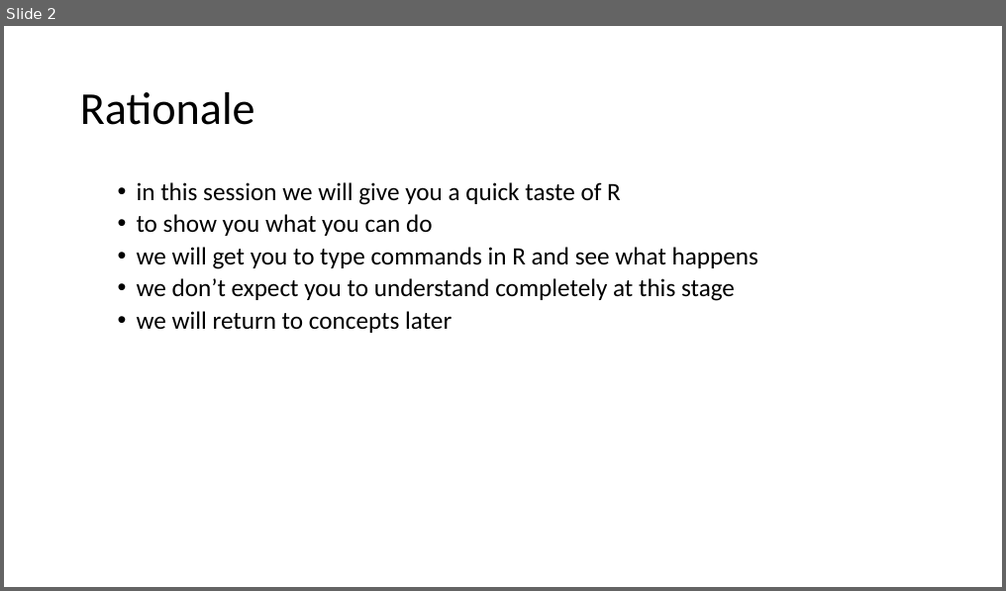
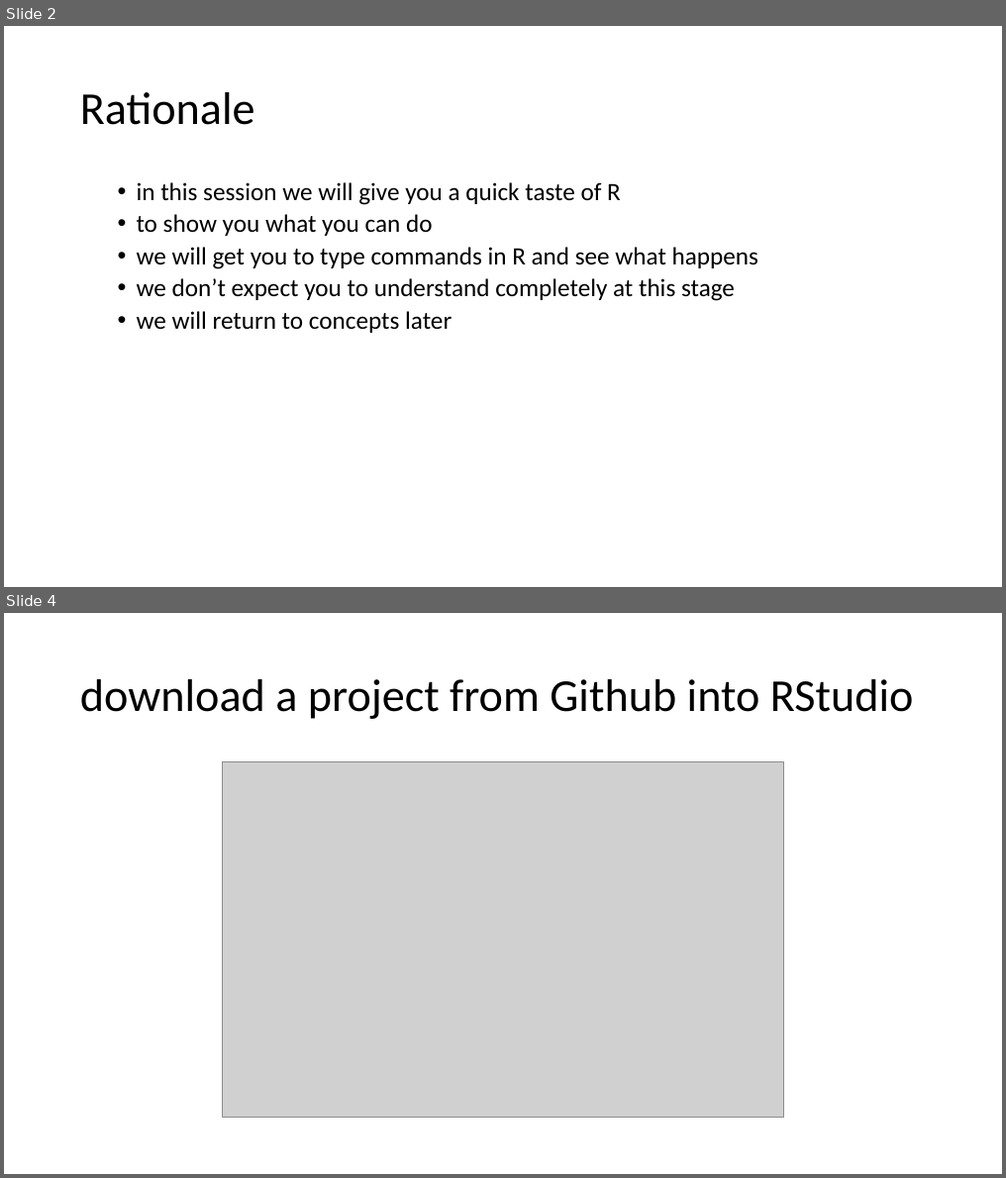
Before and after one commit to uclh-criu/learning-datascience, a slide deck: Workshops/1-R-taster.pptx. Shown one above the other, each under a label of ours: slide 2 before the commit, slides 2 and 4 after it; the slides between them are not shown. The pictures are 1006x591 and 1006x1178 pixels, drawn with LibreOffice and Linux fonts; fonts in the diff are those of the drawing; grey boxes stand for pictures. Boxes give left, top, right and bottom in pixels: in the first picture for what was removed or moved away, otherwise in the second. Text is boxed around its words. In the diff, an @@ line names an element or a change of style, - is before the commit and + after.

```diff
--- a/Workshops/1-R-taster.pptx
+++ b/Workshops/1-R-taster.pptx
@@ slide 4 added at box(4, 613, 1002, 1174), background #FFFFFF @@
@@ title added at box(80, 679, 914, 719), 44 pt, text #000000 @@
+download a project from Github into RStudio
@@ picture added at box(223, 761, 784, 1118) @@
```
Also in this commit, not shown: 1 slide changed, 4 other slides added, 6 other files.
